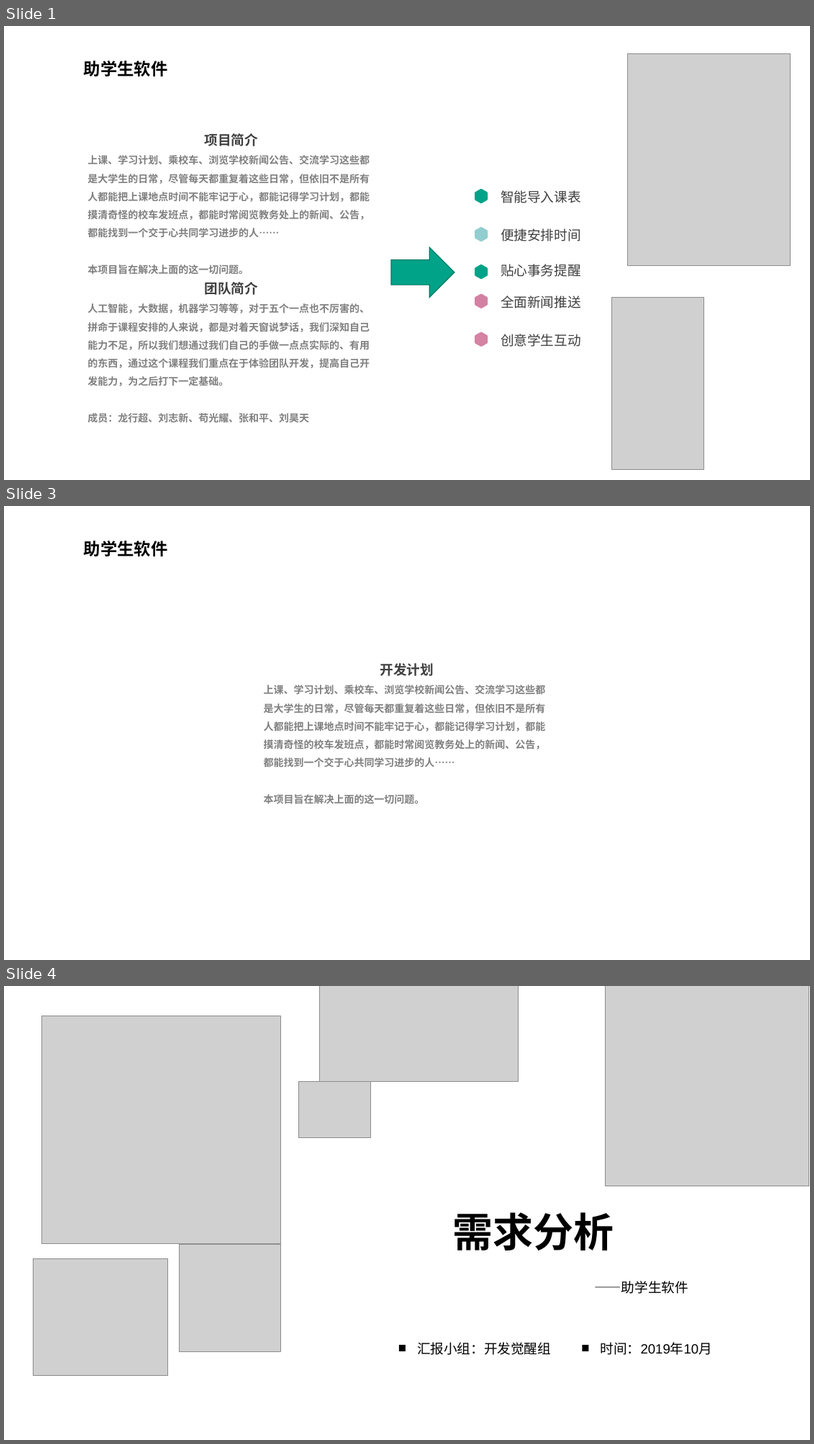
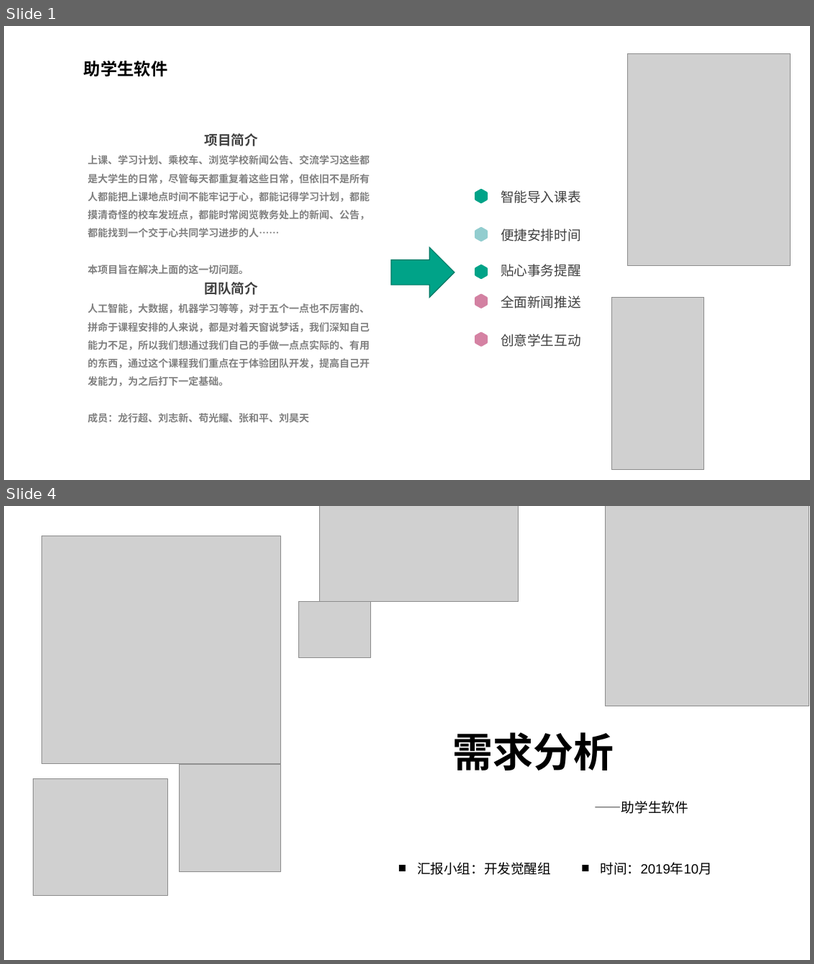
Before and after one commit to SoftwareDevelopmentPractice/DevolopingDocuments, a slide deck: 项目文档/需求分析.pptx. Shown one above the other, each under a label of ours: slides 1, 3 and 4 before the commit, slides 1 and 4 after it; the slides between them are not shown. The pictures are 814x1444 and 814x964 pixels, drawn with LibreOffice and Linux fonts; fonts in the diff are those of the drawing; grey boxes stand for pictures; background and template pictures are left out. Boxes give left, top, right and bottom in pixels: in the first picture for what was removed or moved away, otherwise in the second. Text is boxed around its words. In the diff, an @@ line names an element or a change of style, - is before the commit and + after.

```diff
--- a/项目文档/需求分析.pptx
+++ b/项目文档/需求分析.pptx
@@ slide 3 removed at box(4, 506, 810, 960), background picture (left out); not listed: 1 template element that a slide beside it also shows @@
@@ text removed at box(264, 663, 546, 803) @@
-开发计划
-上课、学习计划、乘校车、浏览学校新闻公告、交流学习这些都是大学生的日常，尽管每天都重复着这些日常，但依旧不是所有人都能把上课地点时间不能牢记于心，都能记得学习计划，都能摸清奇怪的校车发班点，都能时常阅览教务处上的新闻、公告，都能找到一个交于心共同学习进步的人……
-本项目旨在解决上面的这一切问题。
```
Also in this commit, not shown: 1 slide changed, 3 slides added, 1 other slide removed.
